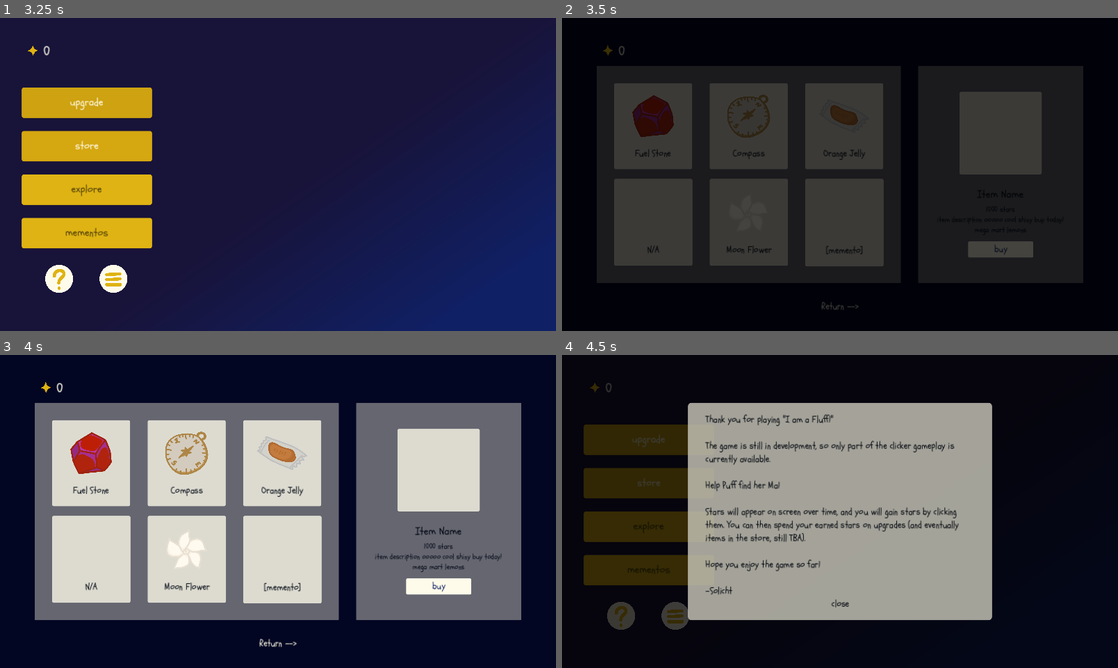
Above: before the commit, frames 1-4 (two rows, left to right).
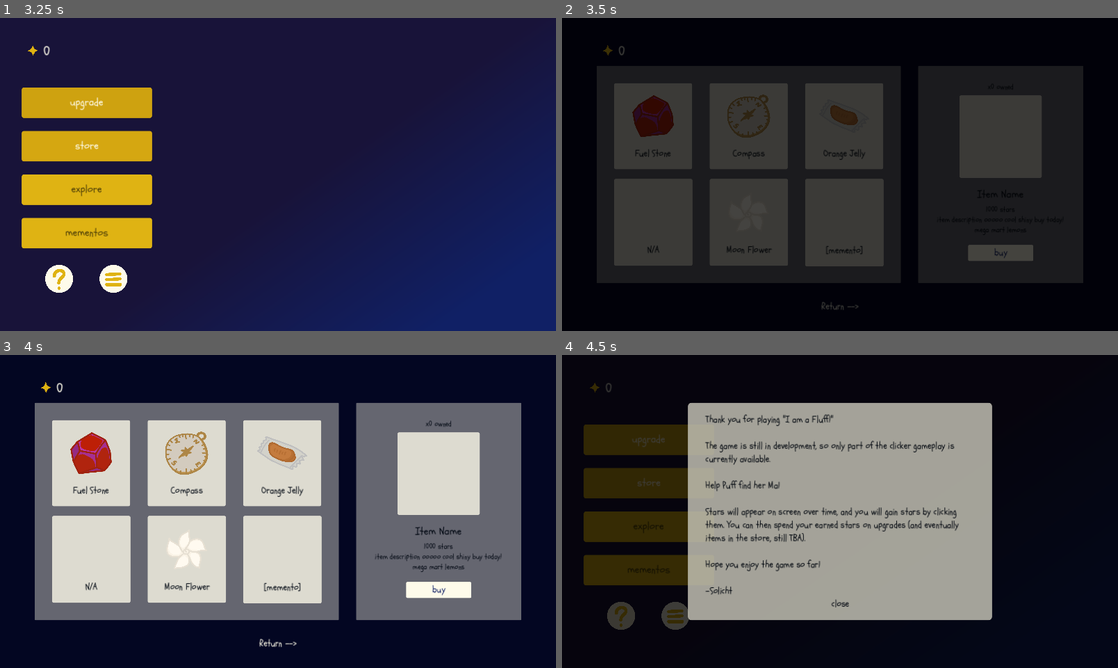
Above: after the commit, the same moments.

Repository: solicht88/I-am-a-Fluff
Game: Godot game, scene res://scenes/title/title_screen.tscn
The game is run twice, just before and just after one commit, with the same random seed, the same clock (stepped at 60 frames per second) and the same inputs.
Inputs (mouse positions are in pixels of both pictures, inside the frame that each line leads up to):
- Up to frame 1 (3.25 s): click "New Game" at 0.5 s; click "upgrade" at 1.25 s; click "Return -->" at 2 s; click "store" at 2.75 s
- Up to frame 2 (3.5 s): no input
- Up to frame 3 (4 s): click "Return -->" at 3.5 s
- Up to frame 4 (4.5 s): click (623, 617) at 4.25 s

Frame 1 is identical in both runs. In frame 2, 0.6% of the frame differs, in the area x 71-87%, y 23-78%; in frame 3, 0.7%, in the area x 71-87%, y 20-78%; in frame 4, nothing differs.

Commit message:
fixed star load function & added item display/selection in shop

Diff:
--- a/scenes/characters/star_1.tscn
+++ b/scenes/characters/star_1.tscn
@@ -15,7 +15,7 @@
 "times": PackedFloat32Array(0),
 "transitions": PackedFloat32Array(1),
 "update": 0,
-"values": [Color(1, 1, 1, 0)]
+"values": [Color(1, 1, 1, 1)]
 }
 
 [sub_resource type="Animation" id="Animation_ubp8a"]
@@ -43,7 +43,6 @@
 [node name="star1" type="Node2D"]
 
 [node name="Sprite2D" type="Sprite2D" parent="."]
-self_modulate = Color(1, 1, 1, 0)
 position = Vector2(-5.96046e-08, 0)
 scale = Vector2(0.08, 0.08)
 texture = ExtResource("1_k16j1")
--- a/scenes/characters/star_2.tscn
+++ b/scenes/characters/star_2.tscn
@@ -2,6 +2,21 @@
 
 [ext_resource type="Texture2D" uid="uid://c6im7a5gl7wht" path="res://img/characters/star2.png" id="1_bco2w"]
 [ext_resource type="Script" path="res://scripts/characters/star.gd" id="2_syh6h"]
+
+[sub_resource type="Animation" id="Animation_g7gsp"]
+length = 0.001
+tracks/0/type = "value"
+tracks/0/imported = false
+tracks/0/enabled = true
+tracks/0/path = NodePath("Sprite2D:self_modulate")
+tracks/0/interp = 1
+tracks/0/loop_wrap = true
+tracks/0/keys = {
+"times": PackedFloat32Array(0),
+"transitions": PackedFloat32Array(1),
+"update": 0,
+"values": [Color(1, 1, 1, 1)]
+}
 
 [sub_resource type="Animation" id="Animation_r203k"]
 resource_name = "appear"
@@ -19,21 +34,6 @@
 "values": [Color(1, 1, 1, 0), Color(1, 1, 1, 1)]
 }
 
-[sub_resource type="Animation" id="Animation_g7gsp"]
-length = 0.001
-tracks/0/type = "value"
-tracks/0/imported = false
-tracks/0/enabled = true
-tracks/0/path = NodePath("Sprite2D:self_modulate")
-tracks/0/interp = 1
-tracks/0/loop_wrap = true
-tracks/0/keys = {
-"times": PackedFloat32Array(0),
-"transitions": PackedFloat32Array(1),
-"update": 0,
-"values": [Color(1, 1, 1, 0)]
-}
-
 [sub_resource type="AnimationLibrary" id="AnimationLibrary_mbbe1"]
 _data = {
 "RESET": SubResource("Animation_g7gsp"),
@@ -43,7 +43,6 @@
 [node name="star2" type="Node2D"]
 
 [node name="Sprite2D" type="Sprite2D" parent="."]
-self_modulate = Color(1, 1, 1, 0)
 scale = Vector2(0.08, 0.08)
 texture = ExtResource("1_bco2w")
 
--- a/scenes/characters/star_3.tscn
+++ b/scenes/characters/star_3.tscn
@@ -2,6 +2,21 @@
 
 [ext_resource type="Texture2D" uid="uid://bgv26ft4px3kq" path="res://img/characters/star3.png" id="1_vpaiq"]
 [ext_resource type="Script" path="res://scripts/characters/star.gd" id="2_l74fq"]
+
+[sub_resource type="Animation" id="Animation_4bciw"]
+length = 0.001
+tracks/0/type = "value"
+tracks/0/imported = false
+tracks/0/enabled = true
+tracks/0/path = NodePath("Sprite2D:self_modulate")
+tracks/0/interp = 1
+tracks/0/loop_wrap = true
+tracks/0/keys = {
+"times": PackedFloat32Array(0),
+"transitions": PackedFloat32Array(1),
+"update": 0,
+"values": [Color(1, 1, 1, 1)]
+}
 
 [sub_resource type="Animation" id="Animation_icx5p"]
 resource_name = "appear"
@@ -19,21 +34,6 @@
 "values": [Color(1, 1, 1, 0), Color(1, 1, 1, 1)]
 }
 
-[sub_resource type="Animation" id="Animation_4bciw"]
-length = 0.001
-tracks/0/type = "value"
-tracks/0/imported = false
-tracks/0/enabled = true
-tracks/0/path = NodePath("Sprite2D:self_modulate")
-tracks/0/interp = 1
-tracks/0/loop_wrap = true
-tracks/0/keys = {
-"times": PackedFloat32Array(0),
-"transitions": PackedFloat32Array(1),
-"update": 0,
-"values": [Color(1, 1, 1, 0)]
-}
-
 [sub_resource type="AnimationLibrary" id="AnimationLibrary_soqj4"]
 _data = {
 "RESET": SubResource("Animation_4bciw"),
@@ -43,7 +43,6 @@
 [node name="star3" type="Node2D"]
 
 [node name="Sprite2D" type="Sprite2D" parent="."]
-self_modulate = Color(1, 1, 1, 0)
 scale = Vector2(0.08, 0.08)
 texture = ExtResource("1_vpaiq")
 
--- a/scenes/store/shop_interface.tscn
+++ b/scenes/store/shop_interface.tscn
@@ -263,17 +263,18 @@
 custom_minimum_size = Vector2(190, 190)
 layout_mode = 0
 offset_left = 95.0
-offset_top = 60.0
+offset_top = 68.0
 offset_right = 285.0
-offset_bottom = 250.0
+offset_bottom = 258.0
 scale = Vector2(0.997679, 0.998644)
 theme_override_styles/panel = SubResource("StyleBoxFlat_bn1e0")
 
 [node name="TextureRect" type="TextureRect" parent="selection/display"]
-custom_minimum_size = Vector2(190, 190)
-layout_mode = 0
-offset_right = 40.0
-offset_bottom = 40.0
+custom_minimum_size = Vector2(1024, 1024)
+layout_mode = 0
+offset_right = 1024.0
+offset_bottom = 1024.0
+scale = Vector2(0.186, 0.186)
 
 [node name="name" type="Label" parent="selection"]
 custom_minimum_size = Vector2(200, 33)
@@ -293,7 +294,7 @@
 offset_left = 40.0
 offset_top = 320.0
 offset_right = 340.0
-offset_bottom = 380.0
+offset_bottom = 400.0
 scale = Vector2(0.994668, 1)
 theme = ExtResource("2_fll3y")
 text = "1000 stars
@@ -301,13 +302,24 @@
 horizontal_alignment = 1
 autowrap_mode = 2
 
+[node name="owned" type="Label" parent="selection"]
+custom_minimum_size = Vector2(60, 23)
+layout_mode = 0
+offset_left = 160.0
+offset_top = 38.0
+offset_right = 220.0
+offset_bottom = 61.0
+theme = ExtResource("2_fll3y")
+text = "x0 owned"
+horizontal_alignment = 1
+
 [node name="buy_btn" type="Button" parent="selection"]
 custom_minimum_size = Vector2(150, 36)
 layout_mode = 0
 offset_left = 115.0
-offset_top = 404.0
+offset_top = 412.0
 offset_right = 265.0
-offset_bottom = 440.0
+offset_bottom = 448.0
 mouse_default_cursor_shape = 2
 theme = ExtResource("6_qf2ww")
 theme_override_font_sizes/font_size = 20
--- a/scripts/global.gd
+++ b/scripts/global.gd
@@ -8,7 +8,7 @@
 	transition.get_node("ColorRect").color.a = 255
 
 	var player = $transition_animation/transition_player
-	print("fade out")
+	#print("fade out")
 	player.play("fade_out")
 	await get_tree().create_timer(0.5).timeout
 	transition.queue_free()
@@ -20,7 +20,7 @@
 	transition.get_node("ColorRect").color.a = 0
 
 	var player = $transition_animation/transition_player
-	print("fade in")
+	#print("fade in")
 	player.play("fade_in")
 	await get_tree().create_timer(0.5).timeout
 	transition.queue_free()
--- a/scripts/global/save.gd
+++ b/scripts/global/save.gd
@@ -5,13 +5,13 @@
 
 var star1 = preload("res://scenes/characters/star_1.tscn")
 var save_data: Dictionary = {
-	"counter": 0,
-	"stars": [],
+	"counter": 0, # count number of stars
+	"stars": [], # keep track of spawned stars coordinates
 	"gaze_lvl": 1,
 	"wish_lvl": 1,
 	"string_lvl": 1,
 	"price_mult": 1,
-	"inventory": []
+	"inventory": {} # dictionary to store shop items
 }
 
 func save_game():
@@ -19,6 +19,8 @@
 	file.store_var(save_data.duplicate())
 	file.close()
 
+# TODO
+# load existing stars, balance, levels, and inv
 func load_game():
 	pass
 
--- a/scripts/global/text_data.gd
+++ b/scripts/global/text_data.gd
@@ -14,6 +14,6 @@
 # store
 # format: [name, price, description]
 var item_data: Dictionary = {
-	"fuel": [fuel_img, "Fuel Stone", str(100*Save.save_data.price_mult) + " Stars", "Keep Puff warm while travelling the Milky Way"],
-	"compass": ["Compass", str(200*Save.save_data.price_mult) + " Stars", "Helps Puff keep track of directions while exploring"]
+	"fuel": [fuel_img, "Fuel Stone", str(100*Save.save_data.price_mult) + " Stars\n", "Keep Puff warm while travelling the Milky Way"],
+	"compass": [compass_img, "Compass", str(200*Save.save_data.price_mult) + " Stars\n", "Helps Puff navigate where to go while exploring the Milky Way"]
 }
--- a/scripts/main/main.gd
+++ b/scripts/main/main.gd
@@ -9,8 +9,8 @@
 var star1 = preload("res://scenes/characters/star_1.tscn")
 var star2 = preload("res://scenes/characters/star_2.tscn")
 var star3 = preload("res://scenes/characters/star_3.tscn")
-var transition_load = preload("res://scenes/transition_animation.tscn")
-var transition_animation = transition_load.instantiate()
+#var transition_load = preload("res://scenes/transition_animation.tscn")
+#var transition_animation = transition_load.instantiate()
 var star_scenes = [star1, star2, star3]
 
 var ulcorner = Vector2(400, 50)
@@ -38,8 +38,9 @@
 	interface.change_scene.connect(save_progress)
 	interface.change_scene.connect(Global.fade_in)
 	counter.text = str(stars)
+	#_load_stars(star_coords)
 	timer.start()
-	_load_stars(star_coords)
+	call_deferred("_load_stars", star_coords)
 
 	# temp to trash debug save file
 	#OS.move_to_trash(ProjectSettings.globalize_path("user://SaveFile.json"))
@@ -93,8 +94,13 @@
 
 # possibly temp? will see how full save/load files go
 func _load_stars(coords):
+	print(coords)
 	for pos in coords:
-		var new_star = star1.instantiate()
+		print(pos)
+		var new_star = star_scenes[randi_range(0, 2)].instantiate()
 		add_child(new_star)
 		new_star.set_position(pos)
 		new_star.get_node("Area2D").star_collected.connect(_update_counter)
+
+		# ensure star is visible when loading
+		new_star.get_node("Sprite2D").self_modulate.a = 255
--- a/scripts/store/shop_interface.gd
+++ b/scripts/store/shop_interface.gd
@@ -3,6 +3,8 @@
 signal item_bought
 
 var save = Save.save_data
+
+@onready var counter_label := $counter as Label
 
 # Called when the node enters the scene tree for the first time.
 func _ready():
@@ -26,6 +28,8 @@
 	await get_tree().create_timer(0.5).timeout
 	transition_node.queue_free()
 	'''
+
+	counter_label.text = str(save.counter)
 
 # Called every frame. 'delta' is the elapsed time since the previous frame.
 func _process(_delta):
@@ -60,9 +64,9 @@
 	var cur_item_data = TextData.item_data[item]
 
 	display_img.texture = cur_item_data[0]
-	display_img.scale = 0
+	display_img.scale = Vector2(0.186, 0.186)
 	name_lbl.text = cur_item_data[1]
-	desc_lbl.text = cur_item_data[2]
+	desc_lbl.text = cur_item_data[2] + cur_item_data[3]
 
 # fuel preview
 func _on_fuel_mouse_entered():
@@ -85,7 +89,8 @@
 	_mouse_exited()
 
 func _on_compass_gui_input(event):
-	pass # Replace with function body.
+	if event.is_action_pressed("leftclick"):
+		_display_item("compass")
 
 
 # flower preview
@@ -121,5 +126,7 @@
 	pass # Replace with function body.
 
 # TODO: buy item if player has enough stars
+# - remove stars from counter
+# - add to "inventory"
 func _on_buy_btn_pressed():
 	pass # Replace with function body.
